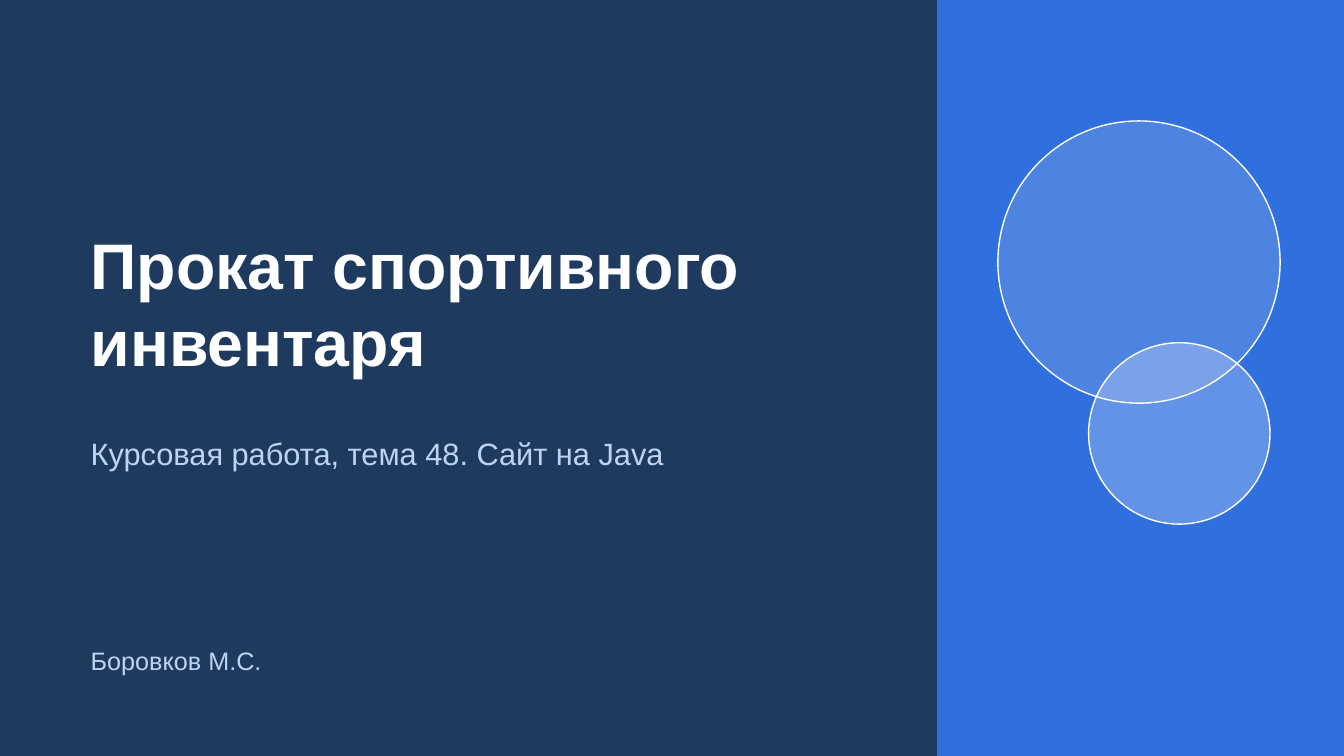
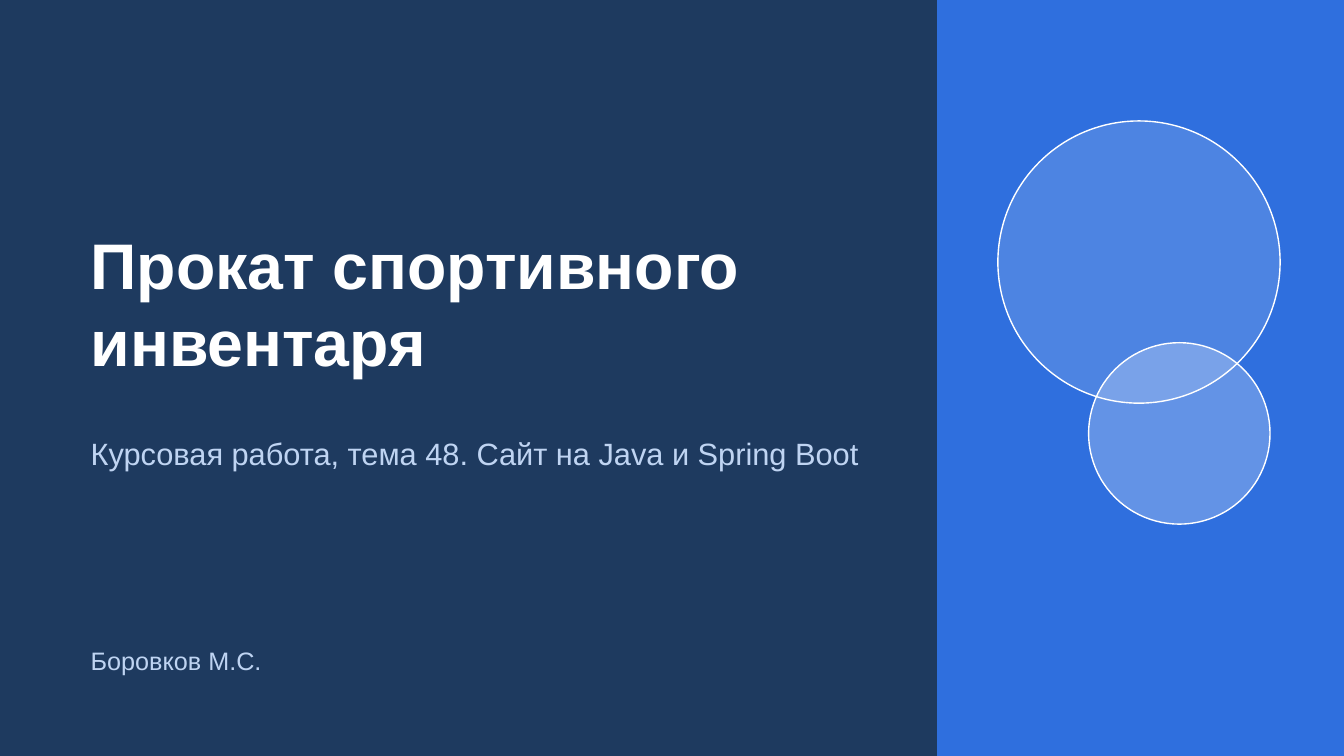
Before and after one commit to Vaag00/Yan_Max_kursovoi, a slide deck: slide 1 of Прокат_инвентаря_презентация.pptx. Drawn at 1344x756 pixels with LibreOffice and Linux fonts; fonts in the diff are those of the drawing. Boxes give left, top, right and bottom in pixels: in the first picture for what was removed or moved away, otherwise in the second. Text is boxed around its words. In the diff, an @@ line names an element or a change of style, - is before the commit and + after.

```diff
--- a/Прокат_инвентаря_презентация.pptx
+++ b/Прокат_инвентаря_презентация.pptx
@@ text at box(91, 442, 858, 471): text changed @@
-Курсовая работа, тема 48. Сайт на Java
+Курсовая работа, тема 48. Сайт на Java и Spring Boot
```
Also in this commit, not shown: 1 other slide changed, 7 other files.
